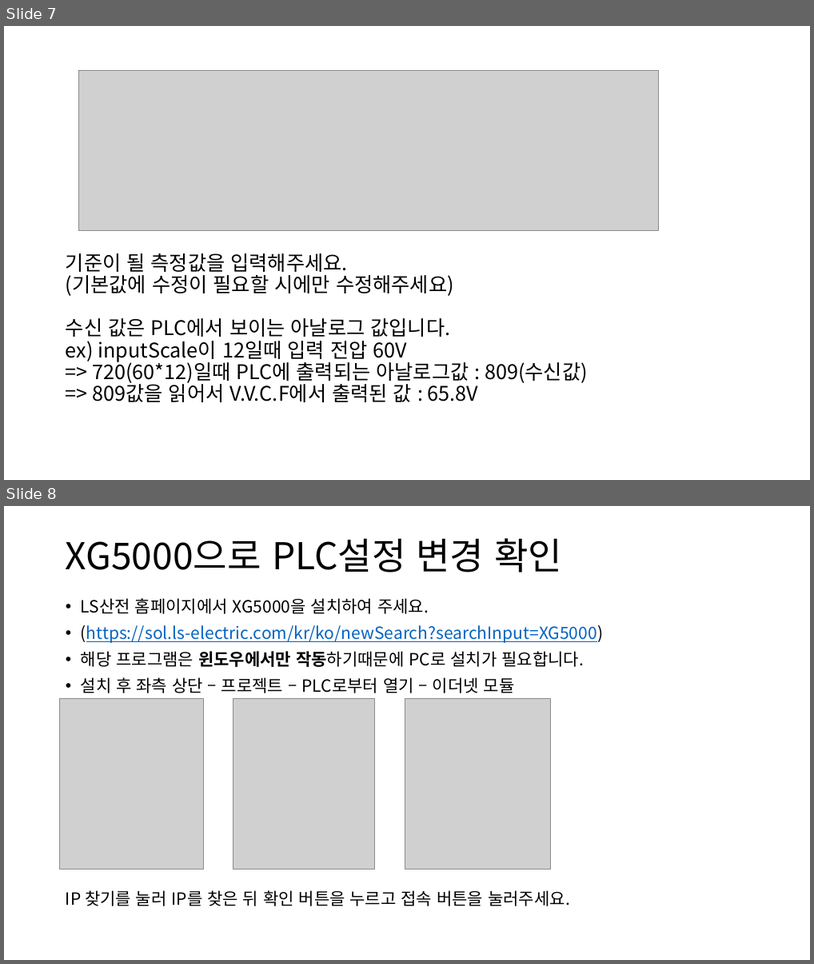
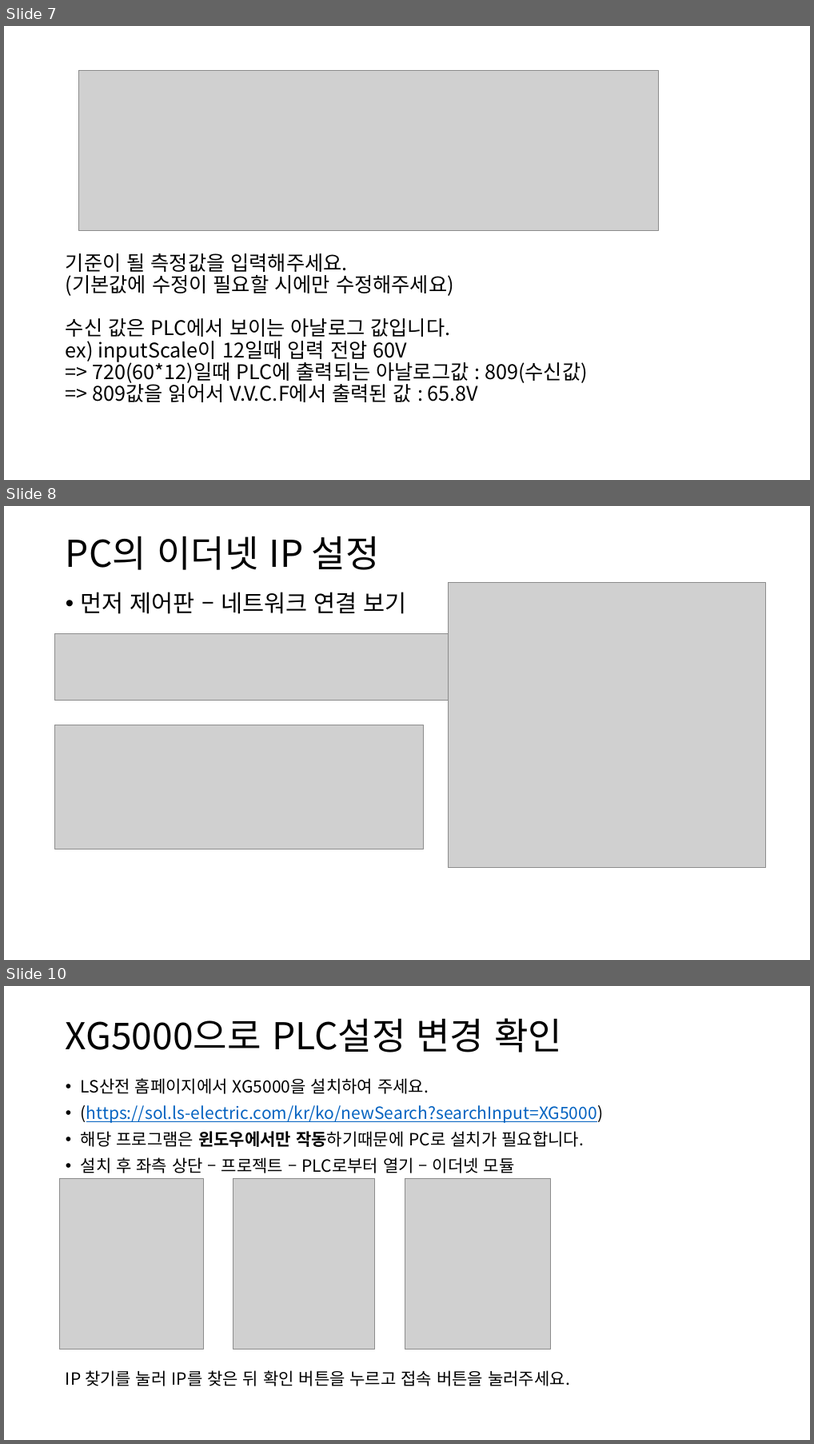
Before and after one commit to HanSol1140/PLC_Voltage, a slide deck: PLC & 라즈베리파이 서버.pptx. Shown one above the other, each under a label of ours: slides 7 and 8 before the commit, slides 7, 8 and 10 after it; the slides between them are not shown. The pictures are 814x964 and 814x1444 pixels, drawn with LibreOffice and Linux fonts; fonts in the diff are those of the drawing; grey boxes stand for pictures. Boxes give left, top, right and bottom in pixels: in the first picture for what was removed or moved away, otherwise in the second. Text is boxed around its words. In the diff, an @@ line names an element or a change of style, - is before the commit and + after.

```diff
--- a/PLC & 라즈베리파이 서버.pptx
+++ b/PLC & 라즈베리파이 서버.pptx
@@ slide 8 added at (4, 506, 810, 960), background #FFFFFF @@
@@ title added at (66, 536, 380, 570), 44 pt, text #000000 @@
+PC의 이더넷 IP 설정
@@ text added at (81, 592, 407, 614), 28 pt, text #000000 @@
+• 먼저 제어판 – 네트워크 연결 보기
@@ picture added at (449, 583, 766, 867) @@
@@ picture added at (55, 633, 449, 700) @@
@@ picture added at (55, 725, 424, 849) @@
@@ what was slide 8 is now slide 10 @@
```
Also in this commit, not shown: 1 slide changed, 1 other slide added, 9 other files.
